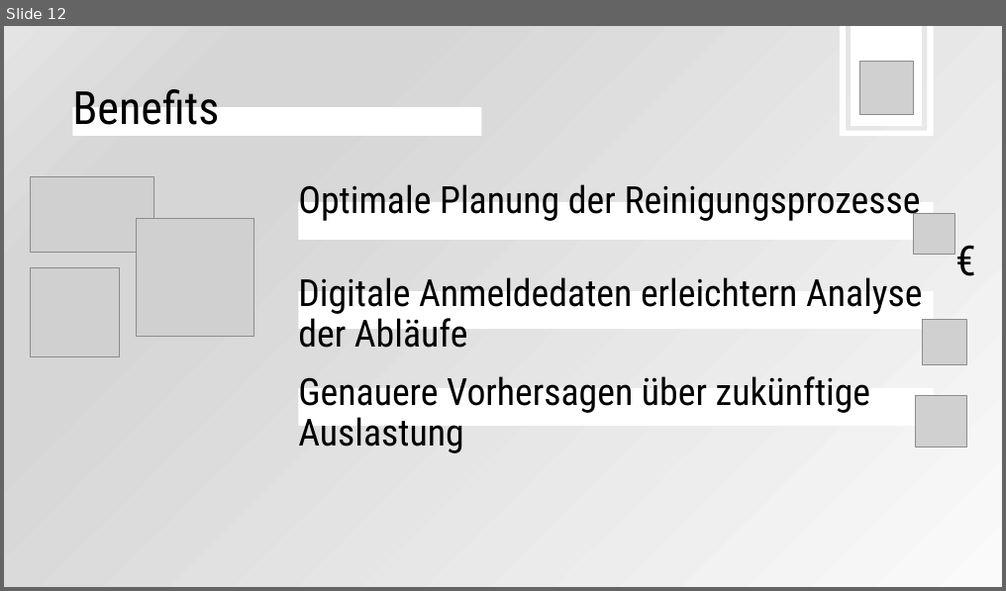
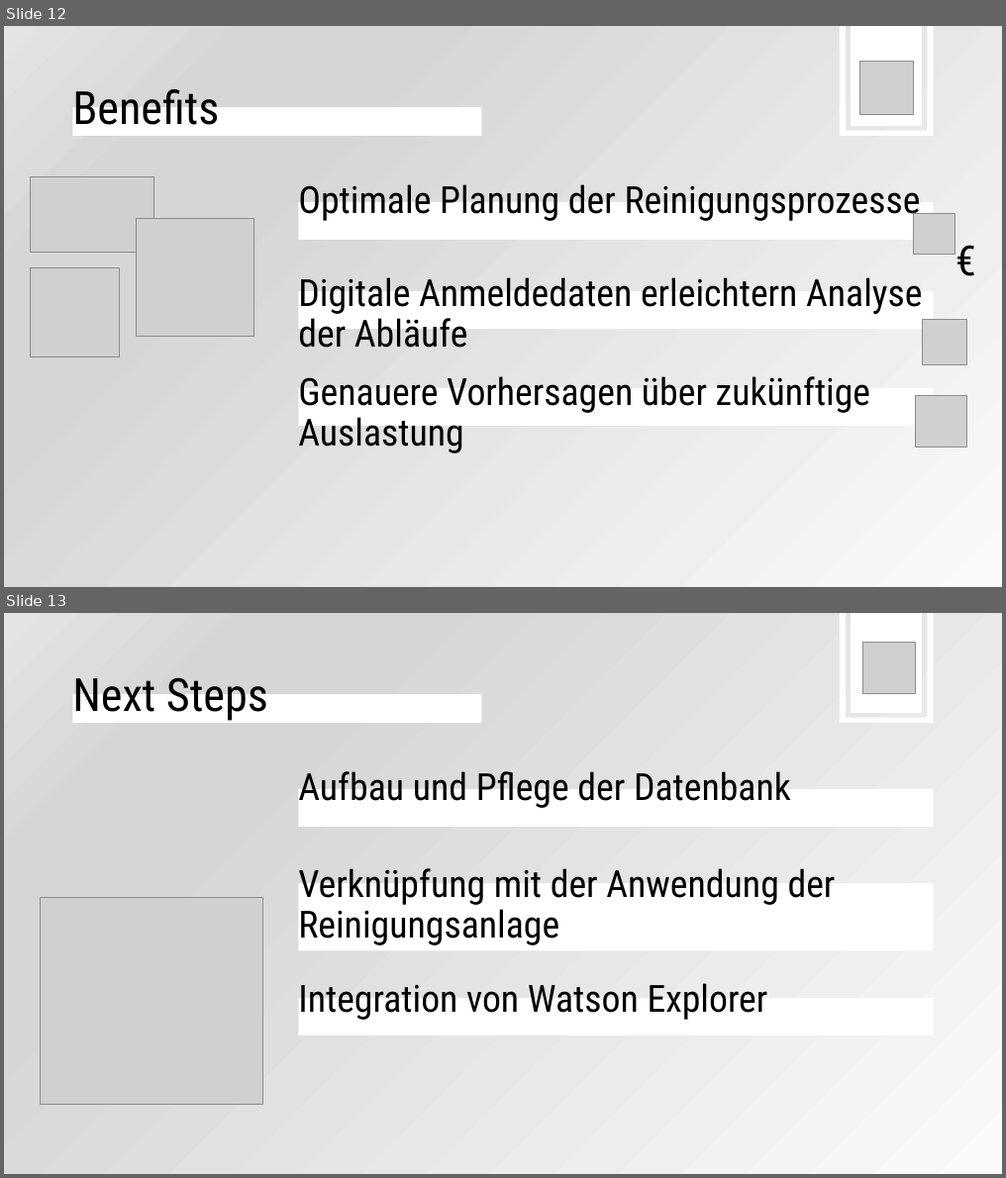
Before and after one commit to BlueHC/TTHack-2018--Anmeldeprozess-Container-Waschanlage-1, a slide deck: Samuel_und_MCI_Präse_V1.pptx. Shown one above the other, each under a label of ours: slide 12 before the commit, slides 12 and 13 after it. The pictures are 1006x591 and 1006x1178 pixels, drawn with LibreOffice and Linux fonts; fonts in the diff are those of the drawing; grey boxes stand for pictures. Boxes give left, top, right and bottom in pixels: in the first picture for what was removed or moved away, otherwise in the second. Text is boxed around its words. In the diff, an @@ line names an element or a change of style, - is before the commit and + after.

```diff
--- a/Samuel_und_MCI_Präse_V1.pptx
+++ b/Samuel_und_MCI_Präse_V1.pptx
@@ slide 13 added at bbox=[4, 613, 1002, 1174], background gradient #FAFAFA to #D7D7D7 to #E4E4E4 @@
@@ freeform shape added at bbox=[840, 613, 934, 723], fill #FFFFFF @@
@@ freeform shape added at bbox=[850, 613, 923, 713], fill #FFFFFF @@
@@ picture added at bbox=[862, 642, 915, 694] @@
@@ title added at bbox=[72, 677, 268, 722], 44 pt, text #000000 @@
+Next Steps
@@ rectangle added at bbox=[73, 694, 481, 723], fill #FFFFFF @@
@@ rectangle added at bbox=[298, 789, 933, 827], fill #FFFFFF @@
@@ text added at bbox=[298, 771, 791, 808], 36 pt, text #000000 @@
+Aufbau und Pflege der Datenbank
@@ text added at bbox=[298, 868, 836, 946], 36 pt, text #000000 @@
+Verknüpfung mit der Anwendung der Reinigungsanlage
@@ picture added at bbox=[41, 897, 263, 1105] @@
@@ rectangle added at bbox=[298, 883, 933, 951], fill #FFFFFF @@
@@ rectangle added at bbox=[298, 998, 933, 1036], fill #FFFFFF @@
@@ text added at bbox=[298, 983, 768, 1020], 36 pt, text #000000 @@
+Integration von Watson Explorer
```
Also in this commit, not shown: 1 slide changed, 1 other slide added, 1 other file.
